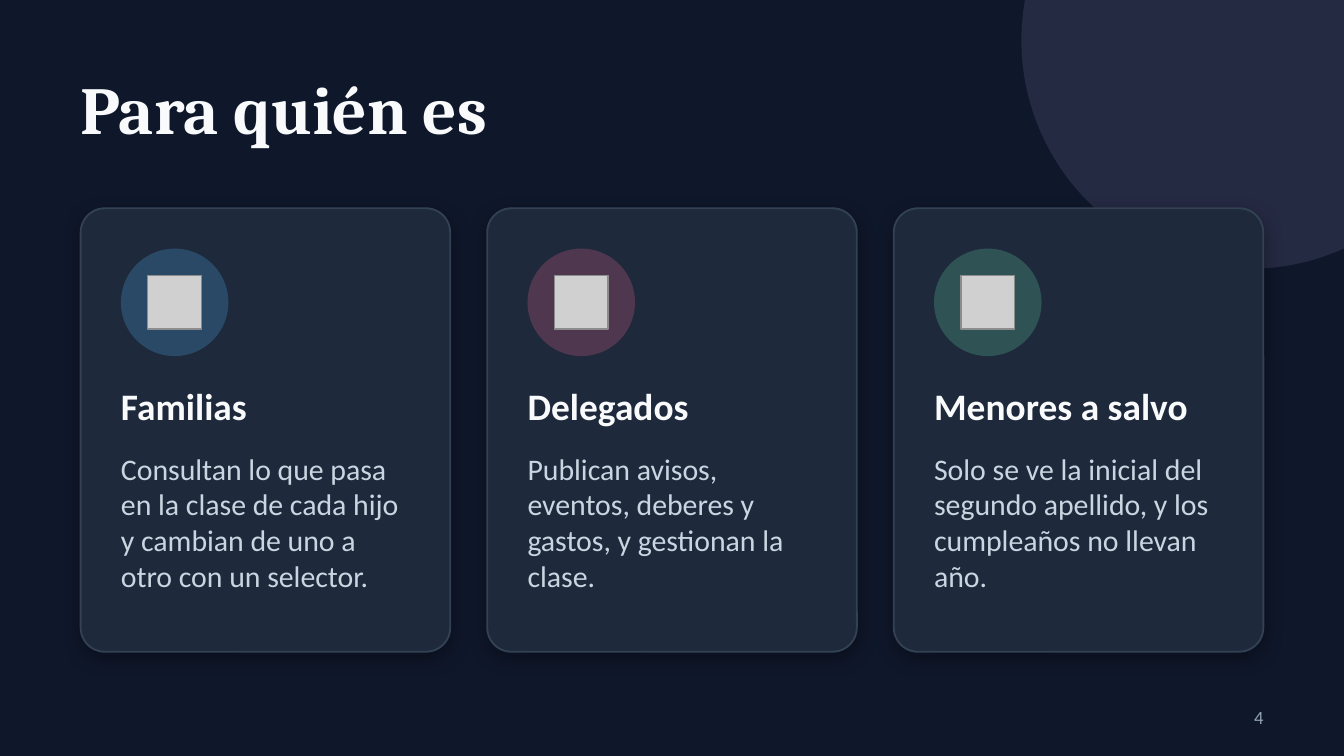
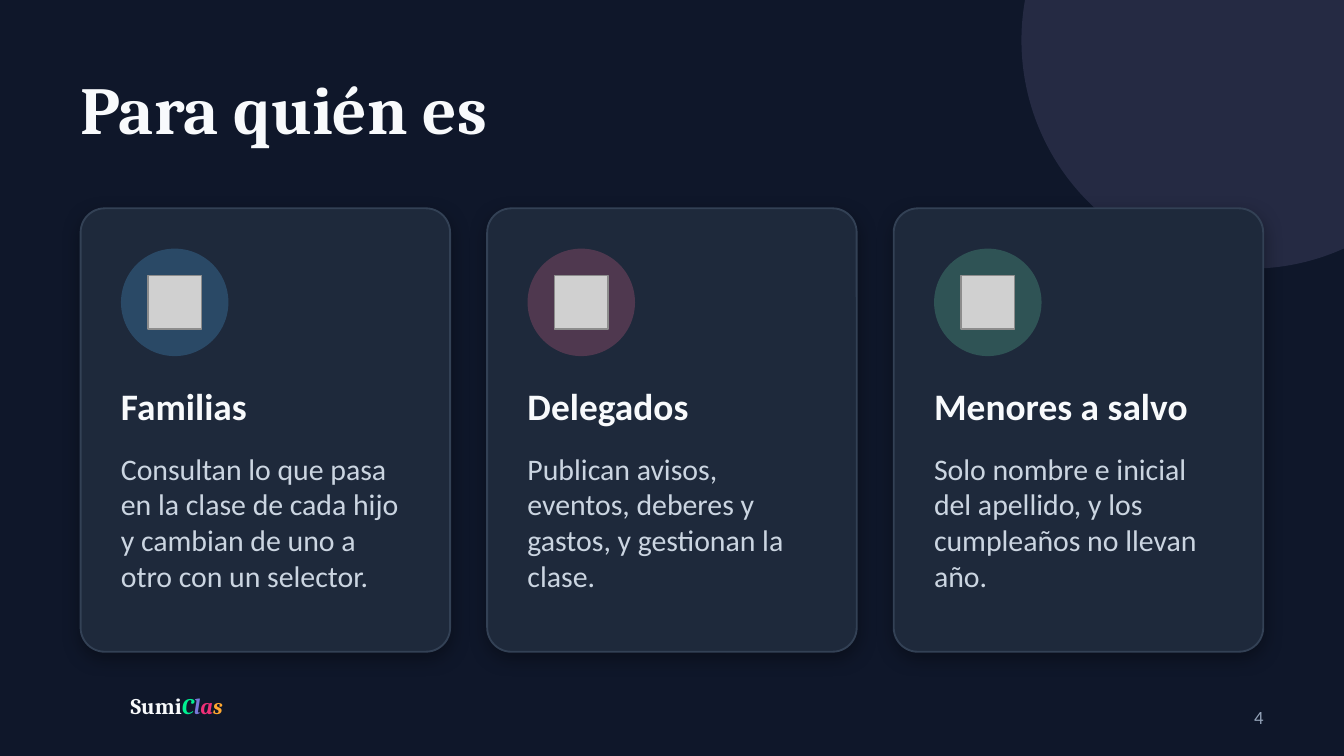
Before and after one commit to An4Fdez/SumiClas, a slide deck: slide 4 of docs/presentacion/SumiClas-presentacion.pptx. Drawn at 1344x756 pixels with LibreOffice and Linux fonts; fonts in the diff are those of the drawing; grey boxes stand for pictures; background and template pictures are left out. Boxes give left, top, right and bottom in pixels: in the first picture for what was removed or moved away, otherwise in the second. Text is boxed around its words. In the diff, an @@ line names an element or a change of style, - is before the commit and + after.

Commit message:
Presentacion actualizada: logo nuevo y su nombre con las letras de colores, funcionalidades hechas al dia (reclamaciones de objetos perdidos, perfil, edicion por el autor), tecnologia y arquitectura actuales, lo que viene separado de lo hecho y capturas nuevas del panel, avisos, calendario y deberes con el logo actual

```diff
--- a/docs/presentacion/SumiClas-presentacion.pptx
+++ b/docs/presentacion/SumiClas-presentacion.pptx
@@ text at [934,459,1196,587]: text changed @@
-Solo se ve la inicial del segundo apellido, y los cumpleaños no llevan año.
+Solo nombre e inicial del apellido, y los cumpleaños no llevan año.
@@ text added at [131,698,223,715], 12 pt, text #F8FAFC, bold @@
+SumiClas
```
Also in this commit, not shown: 12 other slides changed, 1 slide added.
